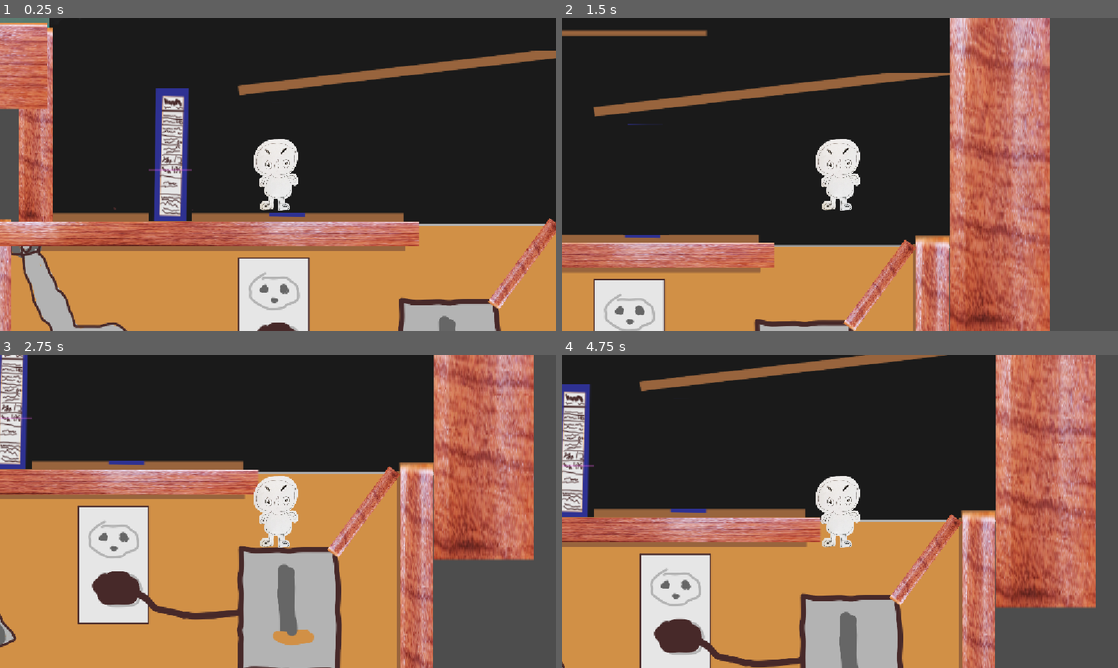
Above: before the commit, frames 1-4 (two rows, left to right).
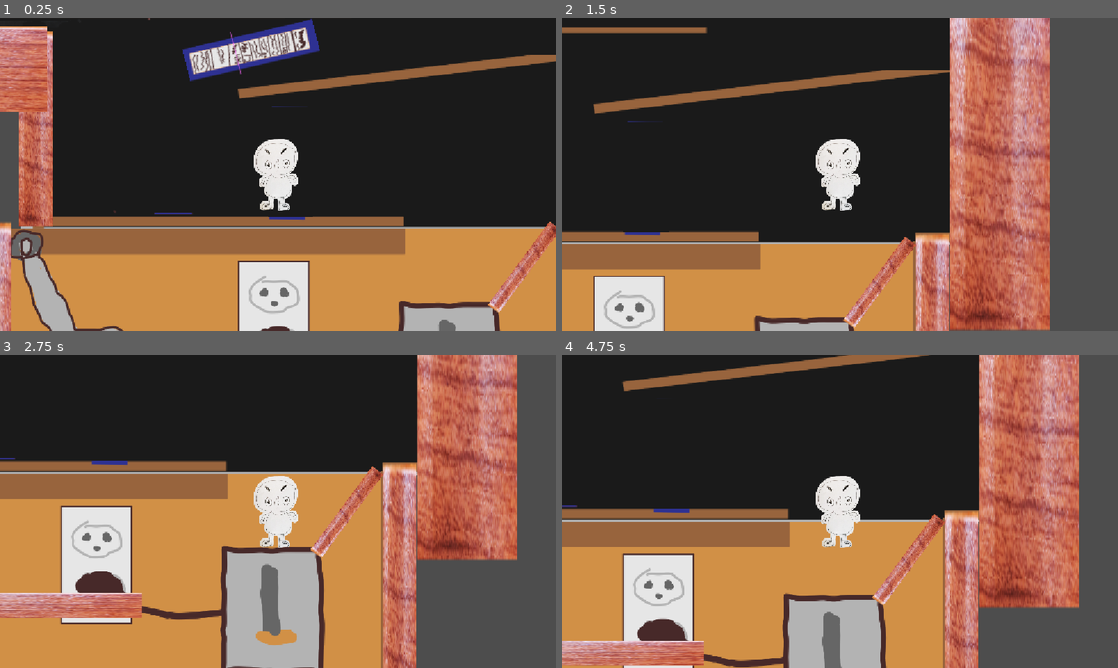
Above: after the commit, the same moments.

Repository: lmg-crono/group-project-final
Game: Godot game, scene res://node_2d.tscn
The game is run twice, just before and just after one commit, with the same random seed, the same clock (stepped at 60 frames per second) and the same inputs. The engine's default icon, where the game draws it, is replaced by a stand-in: a white triangle on a blue panel in a dark square.
Inputs:
- Up to frame 1 (0.25 s): no input
- Up to frame 2 (1.5 s): hold Right (walk_right) from 0.53 s (still down); tap Space (jump) at 0.77 s
- Up to frame 3 (2.75 s): tap Space (jump) at 1.52 s; release Right (walk_right) at 2.03 s; hold Left (walk_left) from 2.03 s (still down)
- Up to frame 4 (4.75 s): tap Enter at 2.75 s; release Left (walk_left) at 2.78 s; hold Right (walk_right) 2.78-4.28 s; tap Space (jump) at 3.02, 3.77, 4.52 s; hold Left (walk_left) from 4.28 s (still down)

The runs differ from the first frame. In frame 1, 19% of the frame differs, in the area x 0-100%, y 0-100%; in frame 2, 13%; in frame 3, 31%; in frame 4, 31%, in the area x 0-96%, y 0-100%.

Commit message:
more stuff

Diff:
--- /dev/null
+++ b/newnode_2d.tscn
@@ -0,0 +1,24 @@
+[gd_scene format=3 uid="uid://cdbyrtbs7pt77"]
+
+[ext_resource type="PackedScene" uid="uid://cp8q1nskp7j1c" path="res://rigid_body_2d_2.tscn" id="1_g80kd"]
+
+[sub_resource type="CircleShape2D" id="CircleShape2D_yy3is"]
+radius = 26.0
+
+[node name="Node2D" type="Node2D" unique_id=1506112684]
+
+[node name="RigidBody2D2" parent="." unique_id=193630194 instance=ExtResource("1_g80kd")]
+
+[node name="StaticBody2D" type="StaticBody2D" parent="RigidBody2D2" unique_id=1684853032]
+
+[node name="CollisionShape2D" type="CollisionShape2D" parent="RigidBody2D2/StaticBody2D" unique_id=1667632775]
+position = Vector2(-26, 87)
+shape = SubResource("CircleShape2D_yy3is")
+
+[node name="PinJoint2D" type="PinJoint2D" parent="." unique_id=1497461382]
+node_a = NodePath("../RigidBody2D2")
+node_b = NodePath("../RigidBody2D2/StaticBody2D")
+disable_collision = false
+angular_limit_enabled = true
+angular_limit_lower = 0.7958701
+angular_limit_upper = 0.8848819
--- a/node_2d.tscn
+++ b/node_2d.tscn
@@ -12,7 +12,7 @@
 [ext_resource type="FontFile" uid="uid://b3m1lr6h2sl0t" path="res://CoveredByYourGrace-Regular.ttf" id="5_rj586"]
 [ext_resource type="Script" uid="uid://chj3ifnoy0hrf" path="res://collectible_label.gd" id="6_d21ai"]
 [ext_resource type="PackedScene" uid="uid://c183280h431bg" path="res://enemy.tscn" id="6_flf07"]
-[ext_resource type="PackedScene" uid="uid://cp8q1nskp7j1c" path="res://rigid_body_2d_2.tscn" id="13_0h7mo"]
+[ext_resource type="PackedScene" uid="uid://cdbyrtbs7pt77" path="res://newnode_2d.tscn" id="13_7vxoj"]
 [ext_resource type="PackedScene" uid="uid://cfd8d2gdyl0b2" path="res://screenshot_20260722124751.tscn" id="13_d2bti"]
 [ext_resource type="Texture2D" uid="uid://b44dmxebqklhp" path="res://Screenshot_2026-07-22_12-49-28.png" id="14_d2bti"]
 [ext_resource type="Texture2D" uid="uid://b4n0b4mmt0do8" path="res://Screenshot_2026-07-22_16-20-33.png" id="16_flf07"]
@@ -267,9 +267,10 @@
 shape = SubResource("RectangleShape2D_fqmqj")
 
 [node name="StaticBody2D2" type="StaticBody2D" parent="." unique_id=400795491]
+position = Vector2(-40, -126)
 
 [node name="CollisionShape2D" type="CollisionShape2D" parent="StaticBody2D2" unique_id=331697392]
-position = Vector2(78, -90.125)
+position = Vector2(153, 29)
 shape = SubResource("RectangleShape2D_oyan1")
 
 [node name="StaticBody2D3" type="StaticBody2D" parent="." unique_id=1886326467]
@@ -306,9 +307,8 @@
 rotation = -0.116937056
 shape = SubResource("RectangleShape2D_gjg0o")
 
-[node name="Block body 1" parent="." unique_id=193630194 instance=ExtResource("13_0h7mo")]
-position = Vector2(-6, -232)
-script = null
+[node name="Pivot box" parent="." unique_id=1506112684 instance=ExtResource("13_7vxoj")]
+position = Vector2(8, -214)
 
 [node name="StaticBody2D6" type="StaticBody2D" parent="." unique_id=255279753]
 
@@ -351,6 +351,7 @@
 texture = ExtResource("4_0h7mo")
 
 [node name="Screenshot20260722151051" type="Sprite2D" parent="." unique_id=913213625]
+visible = false
 position = Vector2(-594.00006, -445)
 scale = Vector2(6.3962264, 9.473682)
 texture = ExtResource("16_ta5nu")
@@ -467,7 +468,7 @@
 
 [node name="Woodplatform8" type="Sprite2D" parent="." unique_id=504944684]
 z_index = 1
-position = Vector2(47, -88)
+position = Vector2(-159, 167)
 scale = Vector2(1.9910417, 0.3137553)
 texture = ExtResource("18_k73cj")
 
--- a/rigid_body_2d_2.gd
+++ b/rigid_body_2d_2.gd
@@ -1,16 +1,16 @@
 extends RigidBody2D
-@export var push_force = 50
-var pushed = false
-func _on_body_entered(body: Node) -> void:
-	if pushed: return
-	if body.name == "CharacterBody2D":
-		var push_direction = Vector2.RIGHT
-		if global_position.x < body.global.position.x:
-			push_direction = Vector2.LEFT
-		apply_impulse(push_force * push_direction)
-		pushed = true
-
-
-
-func _physics_process(delta: float) -> void:
-	print(linear_velocity)
+#@export var push_force = 50
+#var pushed = false
+#func _on_body_entered(body: Node) -> void:
+	#if pushed: return
+	#if body.name == "CharacterBody2D":
+		#var push_direction = Vector2.RIGHT
+		#if global_position.x < body.global.position.x:
+			#push_direction = Vector2.LEFT
+		#apply_impulse(push_force * push_direction)
+		#pushed = true
+		#
+		#
+		#
+#func _physics_process(delta: float) -> void:
+	#print(linear_velocity)
--- a/rigid_body_2d_2.tscn
+++ b/rigid_body_2d_2.tscn
@@ -22,3 +22,8 @@
 position = Vector2(2, -32.999996)
 scale = Vector2(1.2676057, 1.6626507)
 texture = ExtResource("1_brn40")
+
+[node name="PinJoint2D" type="PinJoint2D" parent="." unique_id=1180831723]
+node_a = NodePath("..")
+node_b = NodePath("..")
+angular_limit_enabled = true
